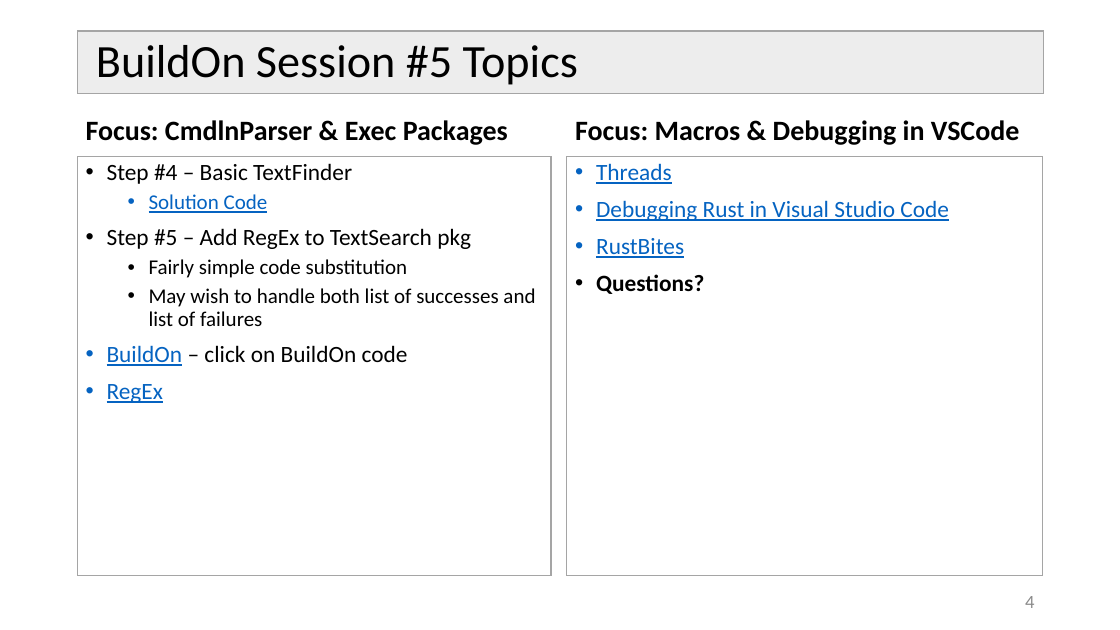
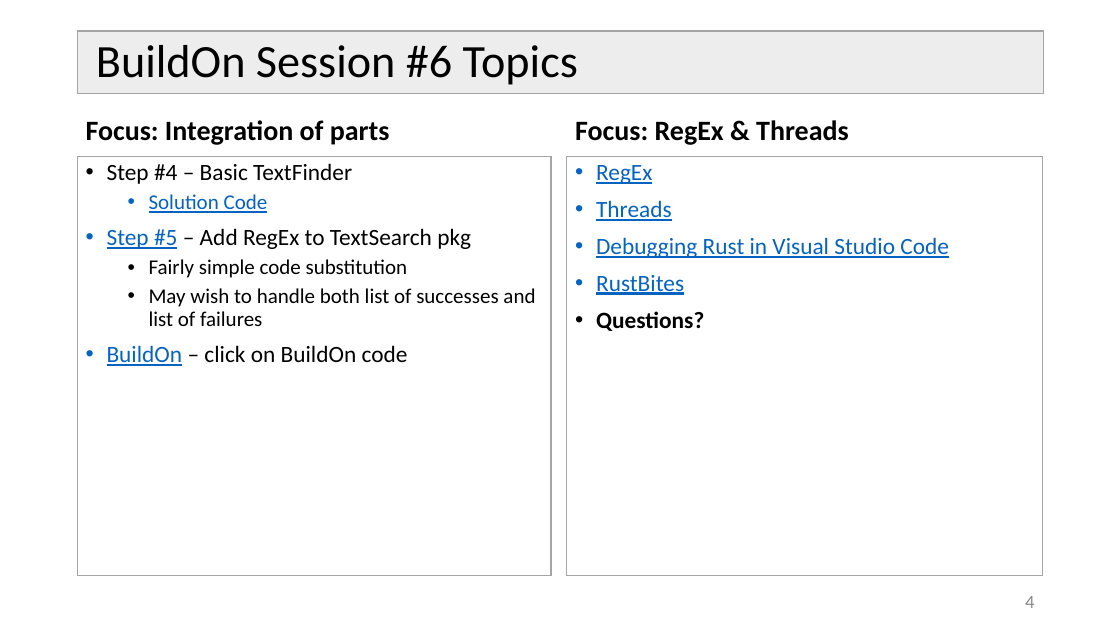
Before and after one commit to JimFawcett/JimFawcett.github.io, a slide deck: slide 4 of Resources/Build-On-6.pptx. Drawn at 1120x630 pixels with LibreOffice and Linux fonts; fonts in the diff are those of the drawing. Boxes give left, top, right and bottom in pixels: in the first picture for what was removed or moved away, otherwise in the second. Text is boxed around its words. In the diff, an @@ line names an element or a change of style, - is before the commit and + after.

Commit message:
edited links, updated text

```diff
--- a/Resources/Build-On-6.pptx
+++ b/Resources/Build-On-6.pptx
@@ title at (96,45,578,85): text changed @@
-BuildOn Session #5 Topics
+BuildOn Session #6 Topics
@@ text at (86,120,390,145): text changed @@
-Focus: CmdlnParser & Exec Packages
+Focus: Integration of parts
@@ text at (575,120,849,145): text changed @@
-Focus: Macros & Debugging in VSCode
+Focus: RegEx & Threads
@@ text at (596,165,652,184): paragraph added @@
+• RegEx
@@ text at (107,228,471,249): text colour #000000 to #0563C1, underline on in "Step #5" @@
@@ text at (107,384,163,403): paragraph removed @@
-• RegEx
```
Also in this commit, not shown: 1 other file.
